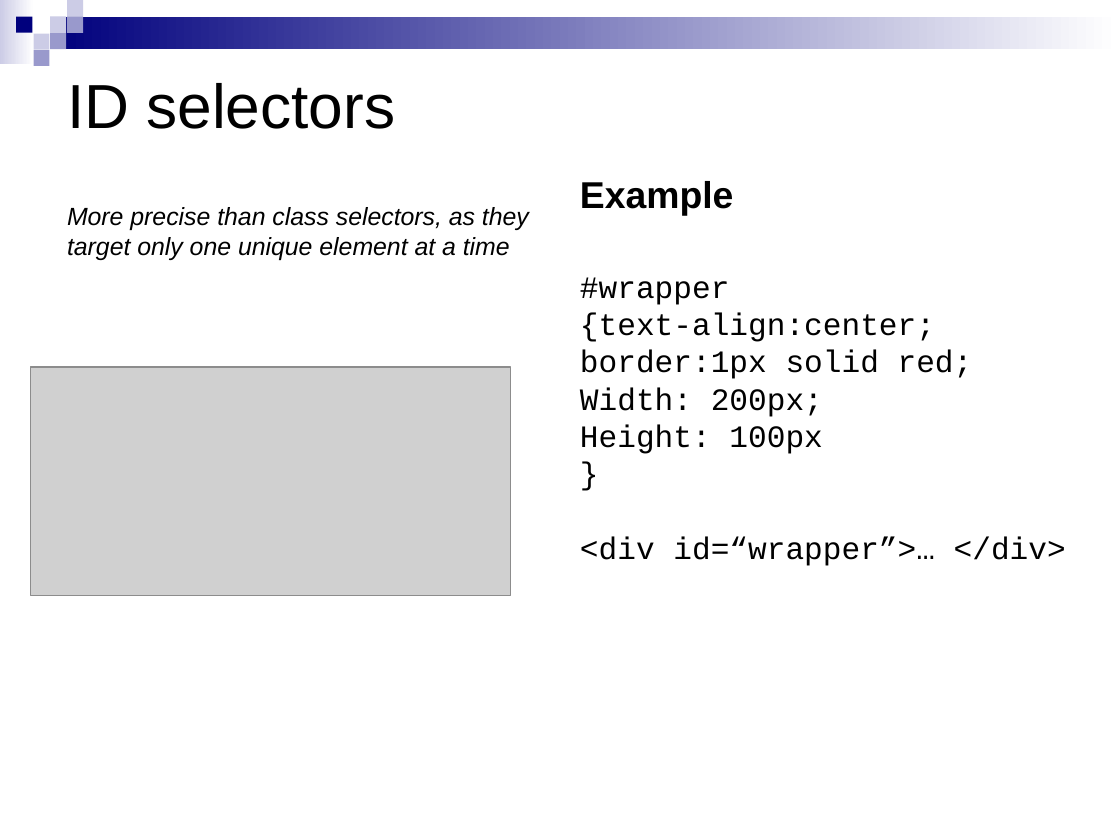
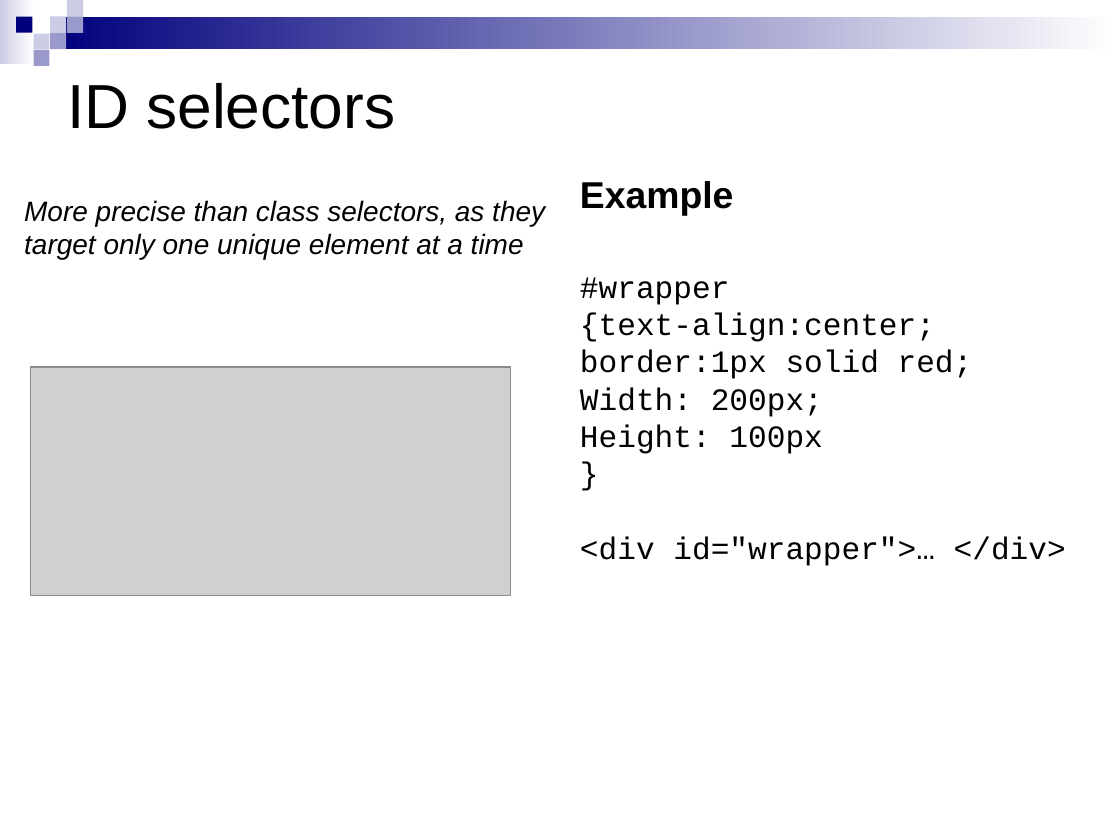
Before and after one commit to ASPteaching/WebScraping_with_R, a slide deck: slide 38 of WebScraping_course/WebScrapping-1a-HTML & CSS.pptx. Drawn at 1120x840 pixels with LibreOffice and Linux fonts; fonts in the diff are those of the drawing; grey boxes stand for pictures. Boxes give left, top, right and bottom in pixels: in the first picture for what was removed or moved away, otherwise in the second. Text is boxed around its words. In the diff, an @@ line names an element or a change of style, - is before the commit and + after.

```diff
--- a/WebScraping_course/WebScrapping-1a-HTML & CSS.pptx
+++ b/WebScraping_course/WebScrapping-1a-HTML & CSS.pptx
@@ text "More precise than class selectors, ..." moved from (x1=67, y1=207, x2=529, y2=260) to (x1=24, y1=200, x2=545, y2=260) @@
@@ text "More precise than class selectors, ..." at (x1=24, y1=200, x2=545, y2=260): size 16 to 18 pt @@
@@ text at (x1=580, y1=537, x2=1066, y2=566): text changed @@
-<div id=“wrapper”>… </div>
+<div id="wrapper">… </div>
```
Also in this commit, not shown: 10 other slides changed, 1 slide added, 8 other files.
